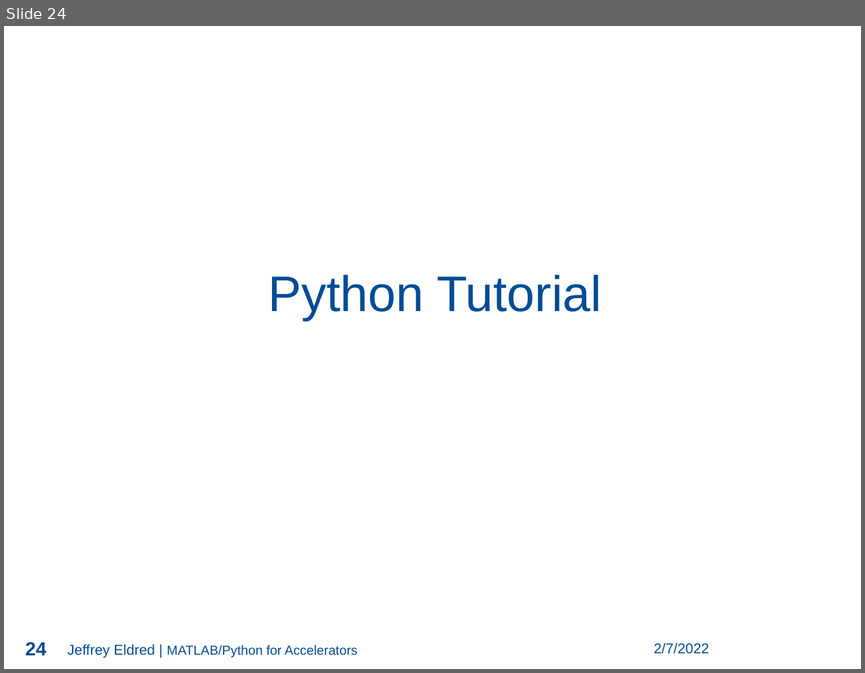
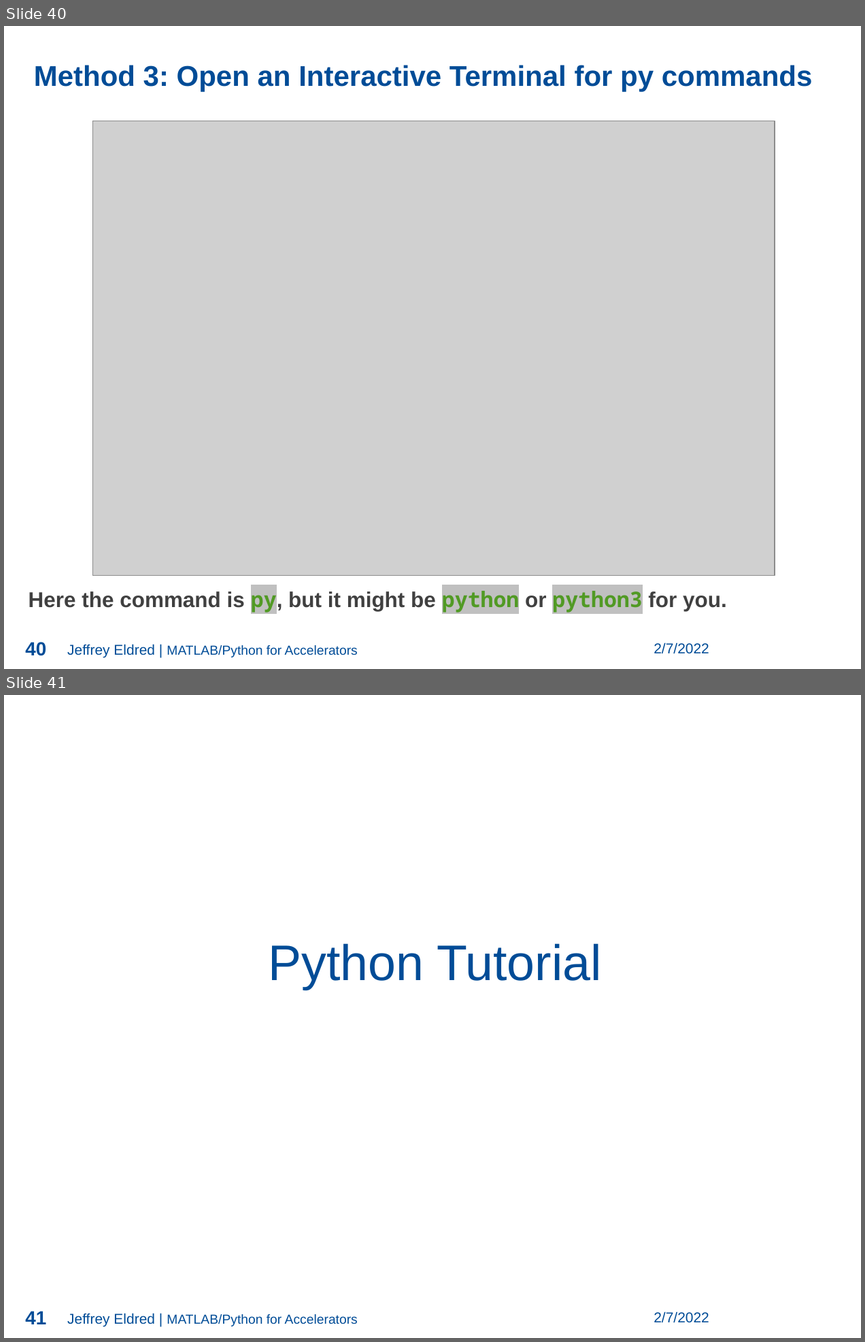
Before and after one commit to jseldred/USPAS_Python_2022, a slide deck: lectures/Eldred_1.pptx. Shown one above the other, each under a label of ours: slide 24 before the commit, slides 40 and 41 after it. The pictures are 865x673 and 865x1342 pixels, drawn with LibreOffice and Linux fonts; fonts in the diff are those of the drawing; grey boxes stand for pictures; background and template pictures are left out. Boxes give left, top, right and bottom in pixels: in the first picture for what was removed or moved away, otherwise in the second. Text is boxed around its words. In the diff, an @@ line names an element or a change of style, - is before the commit and + after.

```diff
--- a/lectures/Eldred_1.pptx
+++ b/lectures/Eldred_1.pptx
@@ slide 40 added at <box>4,26,861,669</box>, background picture (left out) @@
@@ page number added at <box>718,26,814,55</box>, 18 pt, text #FFFFFF @@
+40
@@ page number added at <box>718,27,815,59</box>, 18 pt, text #FFFFFF @@
+40
@@ text added at <box>34,65,813,91</box>, 24 pt, text #004C97, bold @@
+Method 3: Open an Interactive Terminal for py commands
@@ picture added at <box>93,121,774,575</box> @@
@@ text added at <box>28,587,727,613</box>, 18 pt, text #404040, bold @@
+Here the command is py, but it might be python or python3 for you.
@@ page number added at <box>25,641,46,656</box>, 16 pt, text #004C97, bold @@
+40
@@ text added at <box>67,643,358,657</box>, 11 pt, text #004C97 @@
+Jeffrey Eldred | MATLAB/Python for Accelerators
@@ text added at <box>653,642,709,654</box>, 12 pt, text #004C97 @@
+2/7/2022
@@ what was slide 24 is now slide 41 @@
@@ page number at <box>25,1310,46,1324</box>: text changed @@
-24
+41
```
Also in this commit, not shown: 6 slides changed, 16 other slides added.
